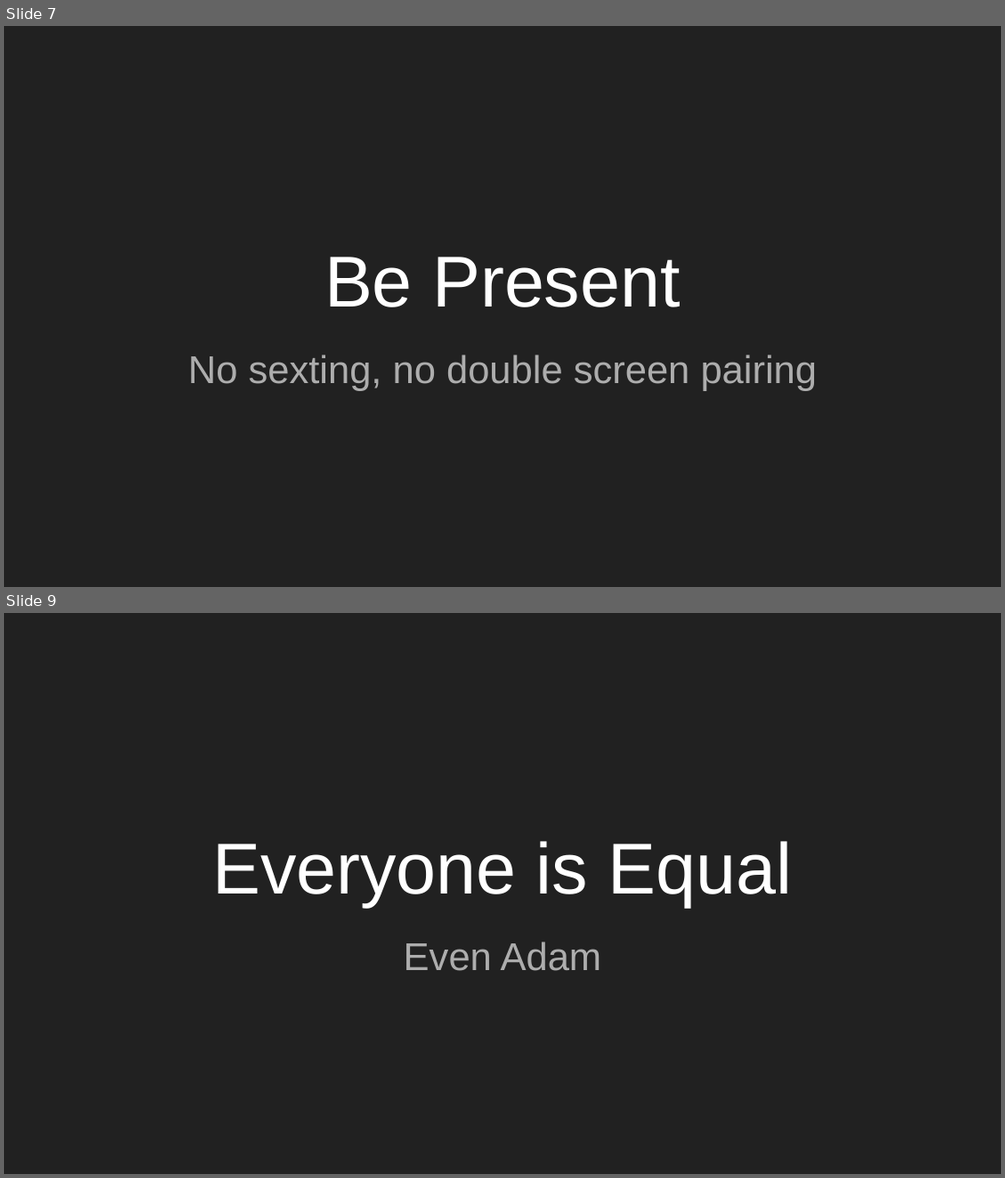
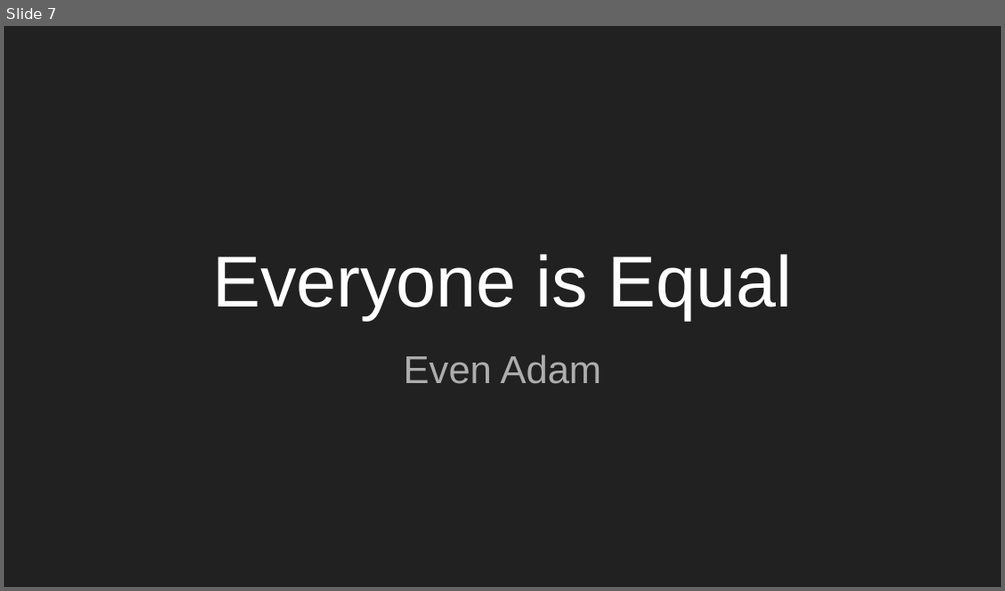
Before and after one commit to shokunin-community/refactoring-legacy-code-1, a slide deck: session-materials/Refactoring Legacy Code Part 1.pptx. Shown one above the other, each under a label of ours: slides 7 and 9 before the commit, slide 7 after it; the slides between them are not shown. The pictures are 1005x1178 and 1005x591 pixels, drawn with LibreOffice and Linux fonts; fonts in the diff are those of the drawing. Boxes give left, top, right and bottom in pixels: in the first picture for what was removed or moved away, otherwise in the second. Text is boxed around its words. In the diff, an @@ line names an element or a change of style, - is before the commit and + after.

```diff
--- a/session-materials/Refactoring Legacy Code Part 1.pptx
+++ b/session-materials/Refactoring Legacy Code Part 1.pptx
@@ slide 7 removed at bbox=[4, 26, 1001, 587], background #212121 @@
@@ title removed at bbox=[324, 257, 680, 307] @@
-Be Present
@@ subtitle removed at bbox=[188, 354, 817, 391] @@
-No sexting, no double screen pairing
@@ what was slide 9 is now slide 7 @@
```
Also in this commit, not shown: 3 slides changed, 3 slides added, 4 other slides removed, 10 other files.
